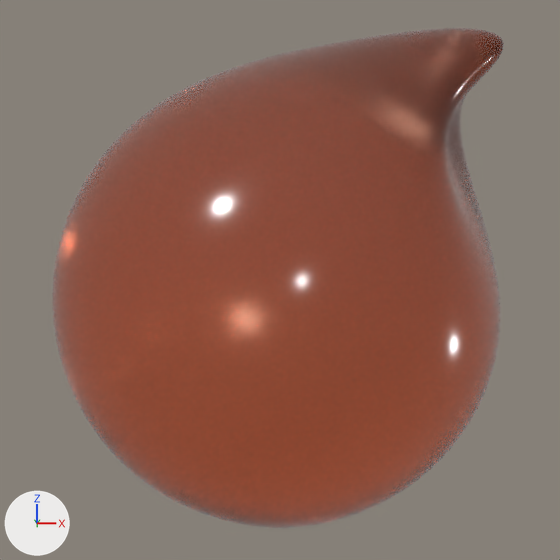
What one commit did to the Blender file Models/honey.blend.
Rendered twice from the file's camera 'Camera'. Every picture has the same lights, and +X, +Y and +Z are marked at lower left.
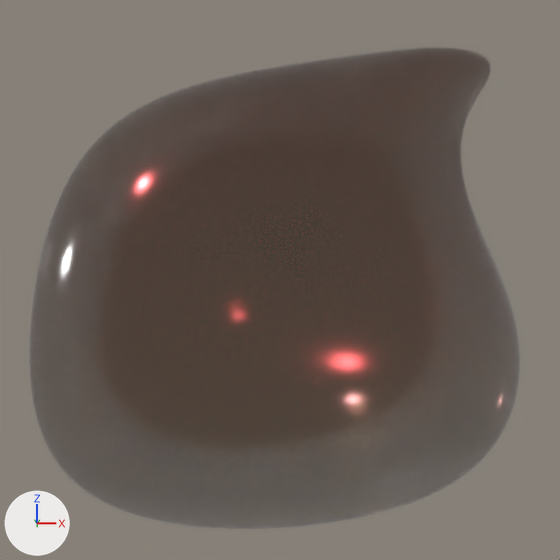
Changed parts and their boxes (x1, y1, x2, y2) in the pictures (560 x 560 px):
'Sphere', recoloured, surface changed, reshaped, moved, rescaled (9% wider): before (52, 28, 504, 528); after (29, 48, 520, 529)

What changed in the scene script:
```text
Change mat_material_001:
    mat_material_001.base_color: (0.8, 0.186, 0.0861) -> (0.0471, 0.0255, 0.0111)  # orange #e77753 -> brown #3d2c1b
    mat_material_001.roughness: 0.151 -> 0.119
    add mat_material_001.anisotropic = 1.0
    add mat_material_001.specular_ior_level = 0.0
    add mat_material_001.ior = 1.7
    add mat_material_001.specular_tint = (1.0, 0.136, 0.145)  # red #ff676a
    add mat_material_001.sheen_weight = 1.0
    mat_material_001.alpha: 1.0 -> 0.651
    add mat_material_001.sheen_roughness = 0.0
Change me_sphere:
    used by ob_sphere; location = (0.0, 0.0, -0.18); scale = (2.49, 2.49, 2.49)
    remove me_sphere.from_pydata(...)  # 7938 vertices, 7936 faces; spans x -0.98..0.96, y -0.99..0.99, z -0.99..1.16
    add me_sphere.from_pydata(...)  # 7938 vertices, 7936 faces; spans x -1.61..1.54, y -0.99..0.99, z -1.77..1.32
    me_sphere part 1: 7937 of 7938 vertices moved; they spanned x -0.98..0.96, y -0.99..0.99, z -0.99..1.16 and now span x -1.61..1.54, y -0.99..0.99, z -1.77..1.32; mean shift (-0.08, 0.0, -0.43); largest move (-0.81, -0.44, -0.33) -> (-1.42, -0.44, -1.24)
Change ob_sphere:
    ob_sphere.location: (0.0, 0.0, -0.18) -> (0.0, 4.28, 0.29)
    ob_sphere.scale: (2.49, 2.49, 2.49) -> (1.67, 1.67, 1.67)
```
